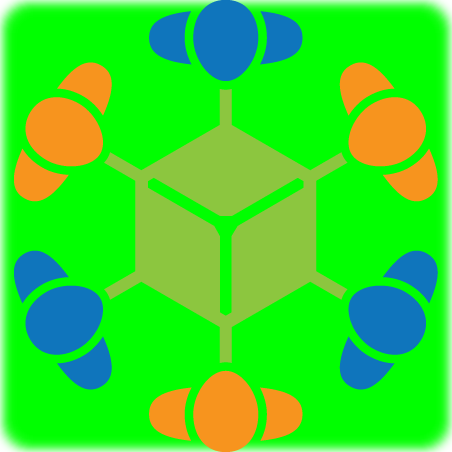
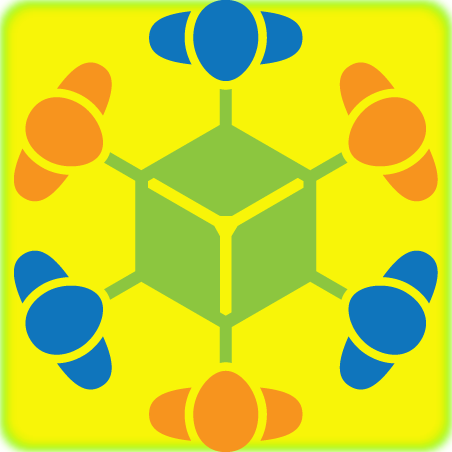
Layer changes from the first 452px x 452px image to the second:
added layer "yellow" above "green" over [0, 0, 452, 452]
hid "green" over [0, 0, 452, 452]
